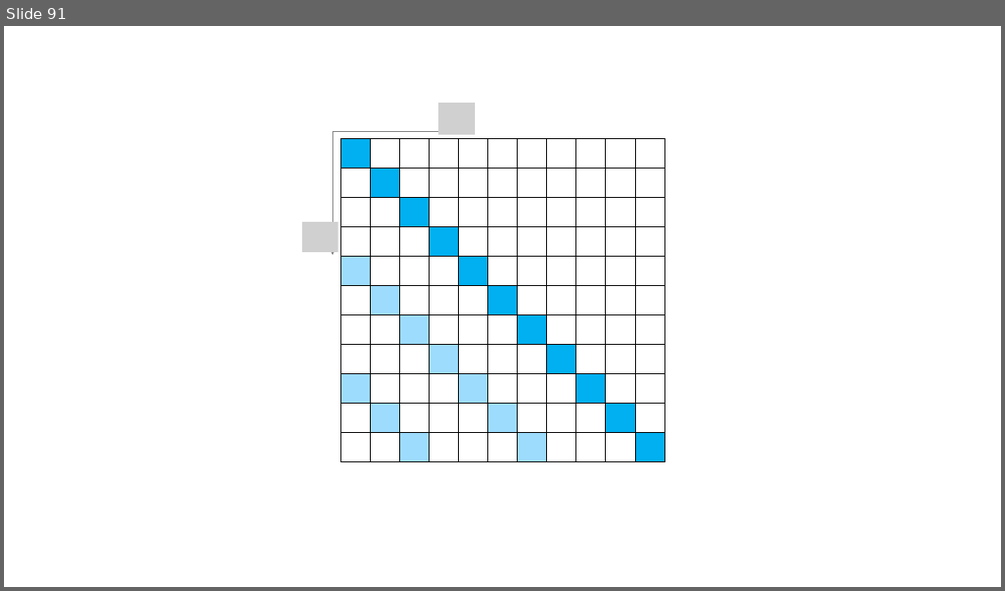
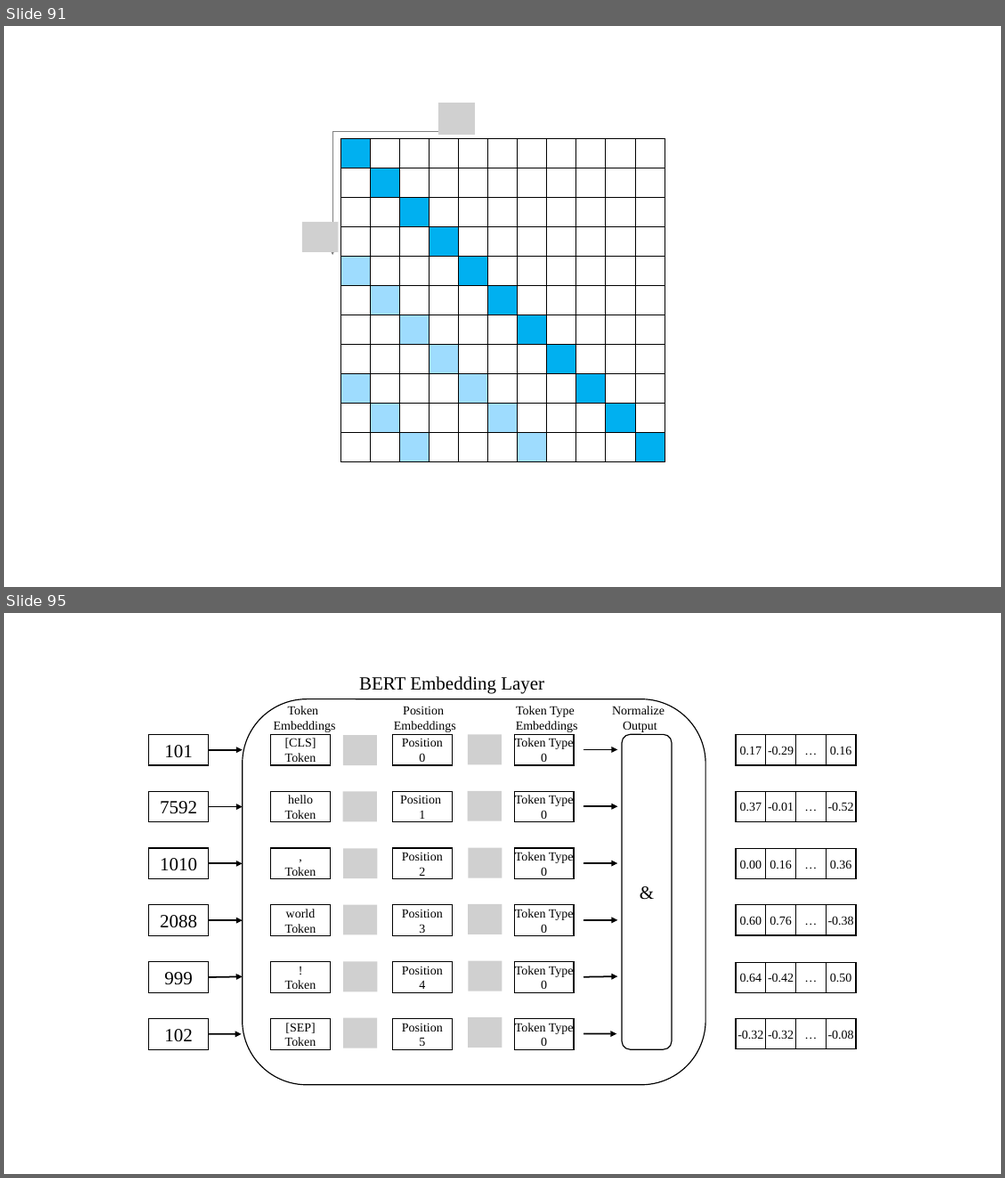
Before and after one commit to clonetimer/pptx, a slide deck: 素材.pptx. Shown one above the other, each under a label of ours: slide 91 before the commit, slides 91 and 95 after it; the slides between them are not shown. The pictures are 1005x591 and 1005x1178 pixels, drawn with LibreOffice and Linux fonts; fonts in the diff are those of the drawing; grey boxes stand for pictures. Boxes give left, top, right and bottom in pixels: in the first picture for what was removed or moved away, otherwise in the second. Text is boxed around its words. In the diff, an @@ line names an element or a change of style, - is before the commit and + after.

```diff
--- a/素材.pptx
+++ b/素材.pptx
@@ slide 95 added at bbox=[4, 613, 1001, 1174], background #FFFFFF @@
@@ group added at bbox=[149, 676, 856, 1085]: 48 rectangles, 12 pictures, 12 arrows, 5 texts, 2 rounded rectangles @@
+101
+7592
+1010
+2088
+999
+102
+[CLS]
+Token
+hello
+Token
+,
+Token
+world
+Token
+!
+Token
+[SEP]
+Token
+Position
+0
+Position
+1
+Position
+2
+Position
+3
+Position
+4
+Position
+5
+Token Type 0
+Token Type 0
+Token Type 0
+Token Type 0
+Token Type 0
+Token Type 0
+&
+0.17
+-0.29
+…
+0.16
+0.37
+-0.01
+…
+-0.52
+0.00
+0.16
+…
+0.36
+0.60
+0.76
+…
+-0.38
+0.64
+-0.42
+…
+0.50
+-0.32
+-0.32
+…
+-0.08
+Token
+Embeddings
+Position
+Embeddings
+Token Type
+Embeddings
+BERT Embedding Layer
+Normalize
+Output
```
Also in this commit, not shown: 1 slide changed, 36 other slides added.
